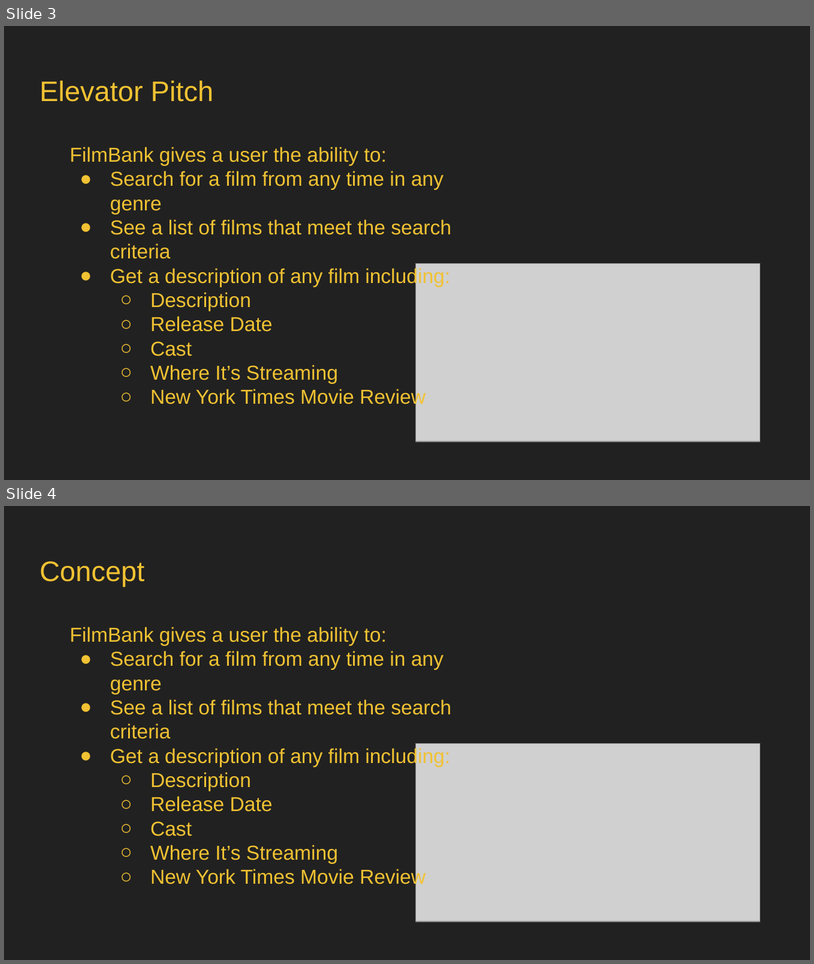
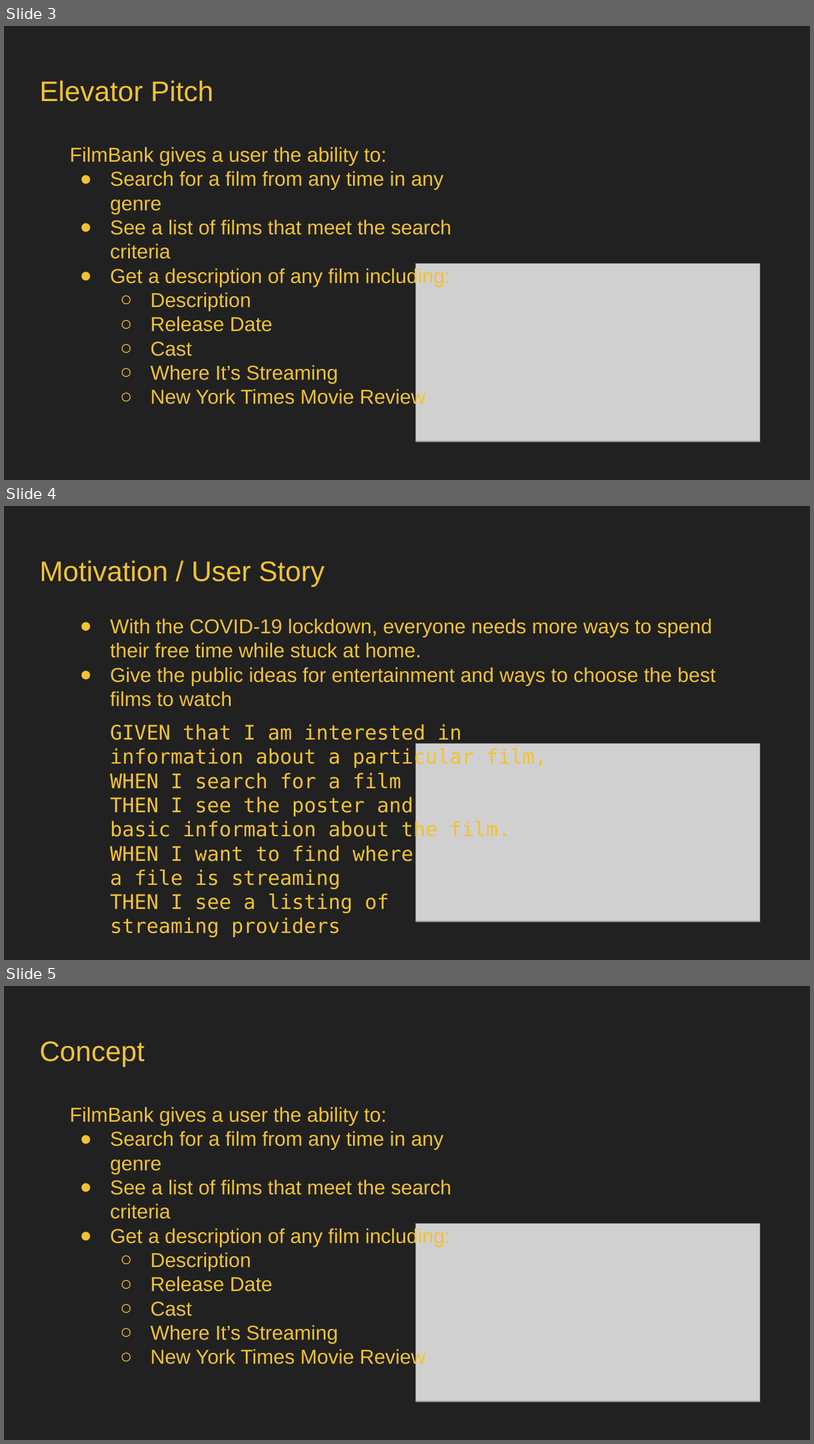
Before and after one commit to swillrich5/filmbank, a slide deck: assets/documentation/FilmBank Presentation.pptx. Shown one above the other, each under a label of ours: slides 3 and 4 before the commit, slides 3, 4 and 5 after it. The pictures are 814x964 and 814x1444 pixels, drawn with LibreOffice and Linux fonts; fonts in the diff are those of the drawing; grey boxes stand for pictures. Boxes give left, top, right and bottom in pixels: in the first picture for what was removed or moved away, otherwise in the second. Text is boxed around its words. In the diff, an @@ line names an element or a change of style, - is before the commit and + after.

Commit message:
Further updates to presentation

```diff
--- a/assets/documentation/FilmBank Presentation.pptx
+++ b/assets/documentation/FilmBank Presentation.pptx
@@ slide 4 added at [4,506,810,960], background #212121 @@
@@ title added at [39,561,325,586], 25.2 pt, text #F1C232 @@
+Motivation / User Story
@@ text added at [110,618,716,937], 18 pt, text #F1C232 @@
+● With the COVID-19 lockdown, everyone needs more ways to spend their free time while stuck at home.
+● Give the public ideas for entertainment and ways to choose the best films to watch
+GIVEN that I am interested in
+information about a particular film,
+WHEN I search for a film
+THEN I see the poster and
+basic information about the film.
+WHEN I want to find where
+a file is streaming
+THEN I see a listing of
+streaming providers
@@ picture added at [416,743,761,921] @@
@@ what was slide 4 is now slide 5 @@
```
